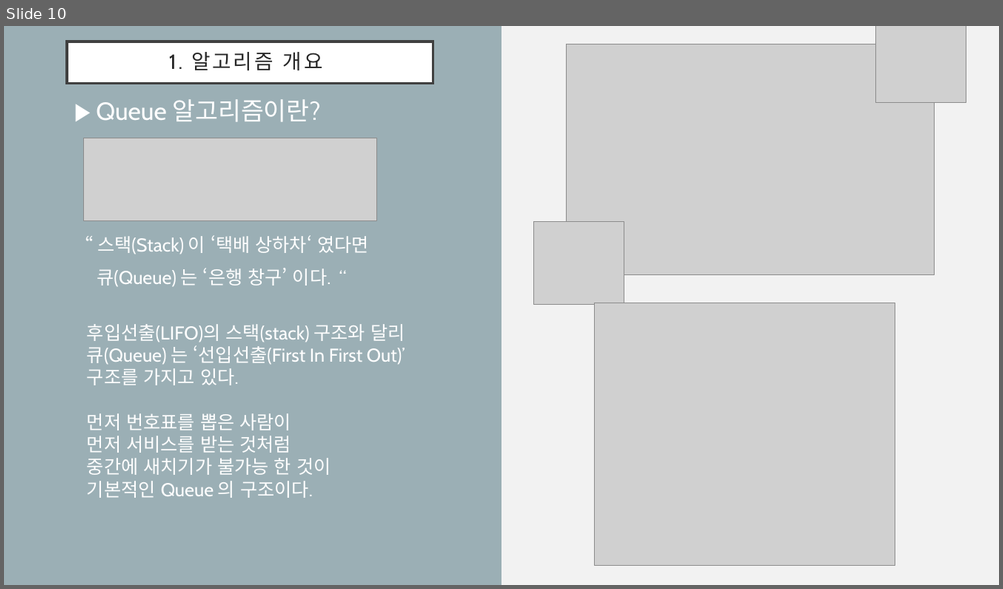
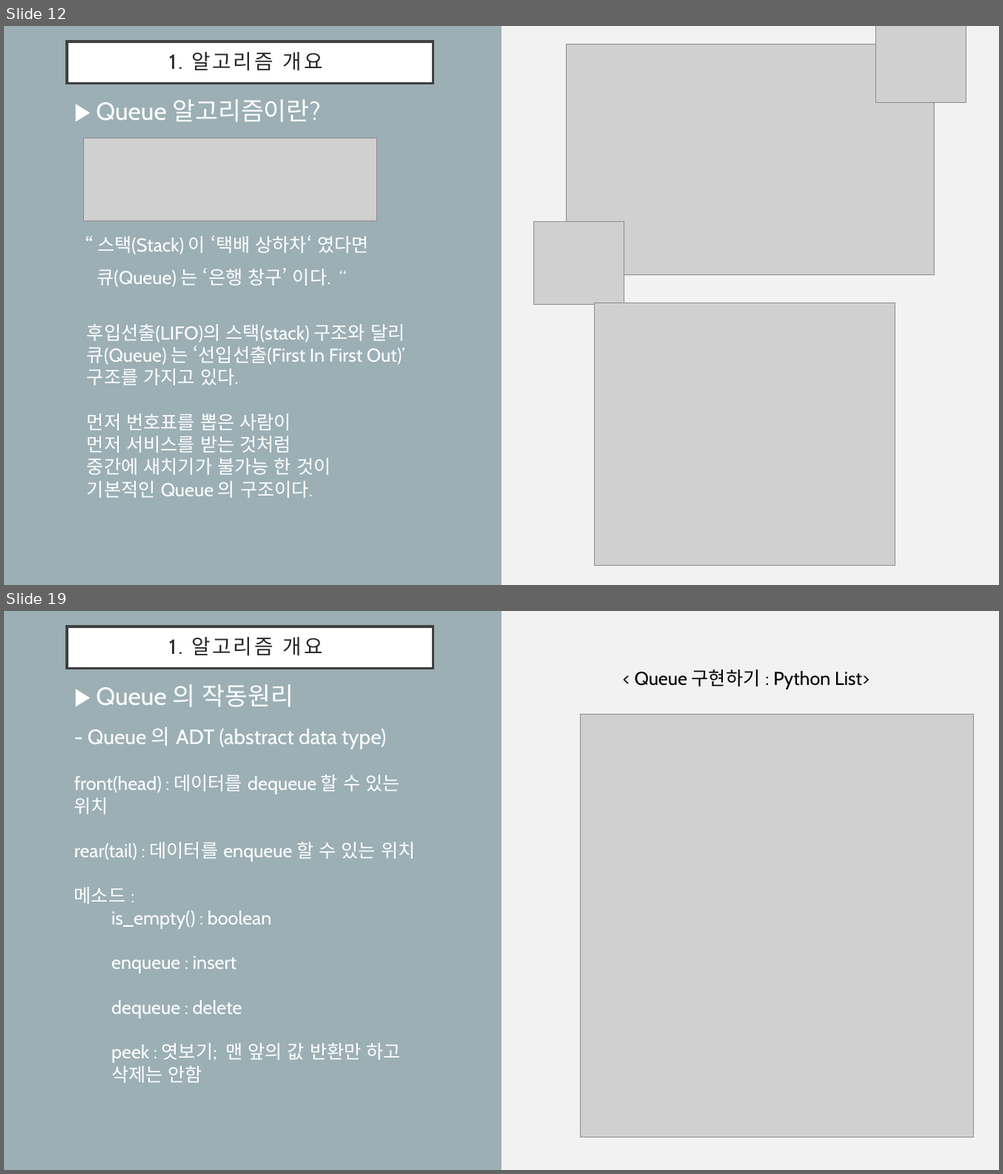
Before and after one commit to drhee0919/Rhee, a slide deck: 1. Stack & Queue.pptx. Shown one above the other, each under a label of ours: slide 10 before the commit, slides 12 and 19 after it; the slides between them are not shown. The pictures are 1003x589 and 1003x1174 pixels, drawn with LibreOffice and Linux fonts; fonts in the diff are those of the drawing; grey boxes stand for pictures. Boxes give left, top, right and bottom in pixels: in the first picture for what was removed or moved away, otherwise in the second. Text is boxed around its words. In the diff, an @@ line names an element or a change of style, - is before the commit and + after.

```diff
--- a/1. Stack & Queue.pptx
+++ b/1. Stack & Queue.pptx
@@ slide 19 added at [4, 611, 999, 1170], background #F2F2F2; not listed: 1 template element that a slide beside it also shows @@
@@ title added at [67, 627, 433, 669], fill #FFFFFF, outline #404040 2.5 pt, 19.8 pt, text #262626 @@
+1. 알고리즘 개요
@@ text added at [634, 669, 869, 689], 18 pt, text #000000 @@
+< Queue 구현하기 : Python List>
@@ text added at [96, 684, 294, 707], 24 pt, text #FFFFFF @@
+▶ Queue 의 작동원리
@@ picture added at [580, 714, 974, 1137] @@
@@ text added at [74, 727, 415, 1083], 18 pt, text #FFFFFF @@
+- Queue 의 ADT (abstract data type)
+front(head) : 데이터를 dequeue 할 수 있는 위치
+rear(tail) : 데이터를 enqueue 할 수 있는 위치
+메소드 :
+  is_empty() : boolean
+  enqueue : insert
+  dequeue : delete
+  peek : 엿보기; 맨 앞의 값 반환만 하고 삭제는 안함
@@ what was slide 10 is now slide 12 @@
```
Also in this commit, not shown: 14 slides changed, 7 other slides added, 12 other files.
